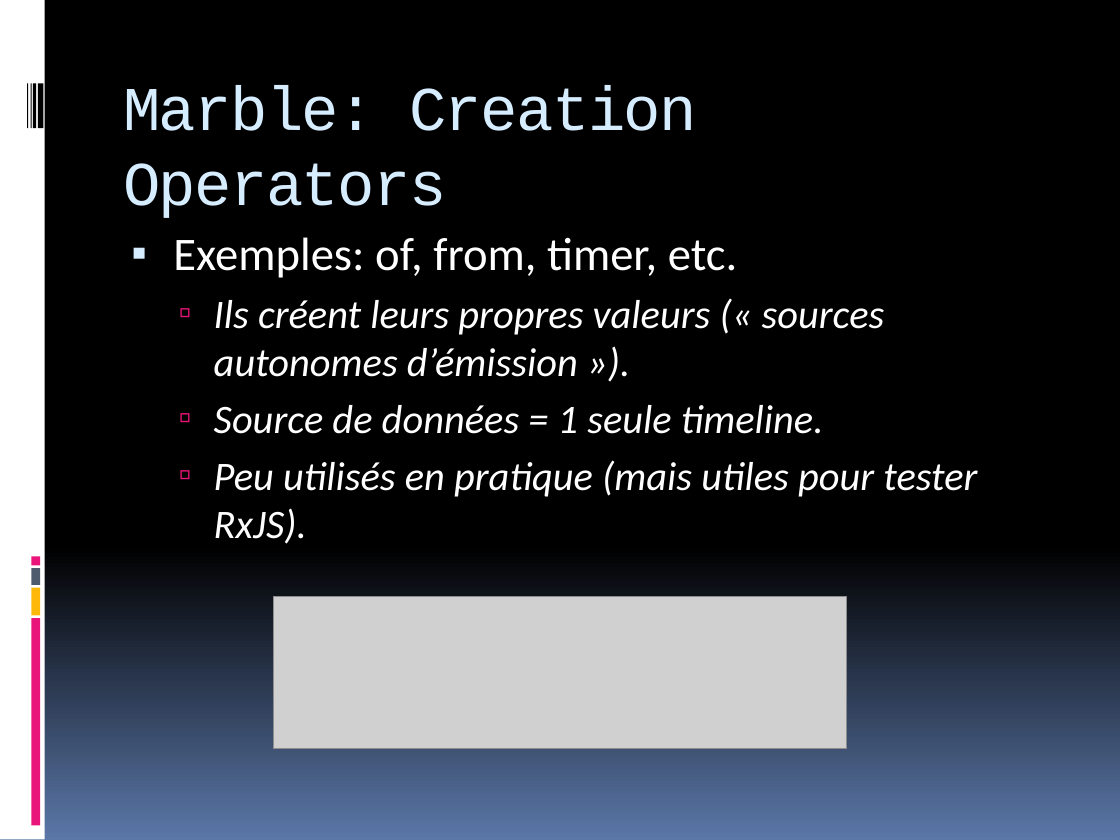
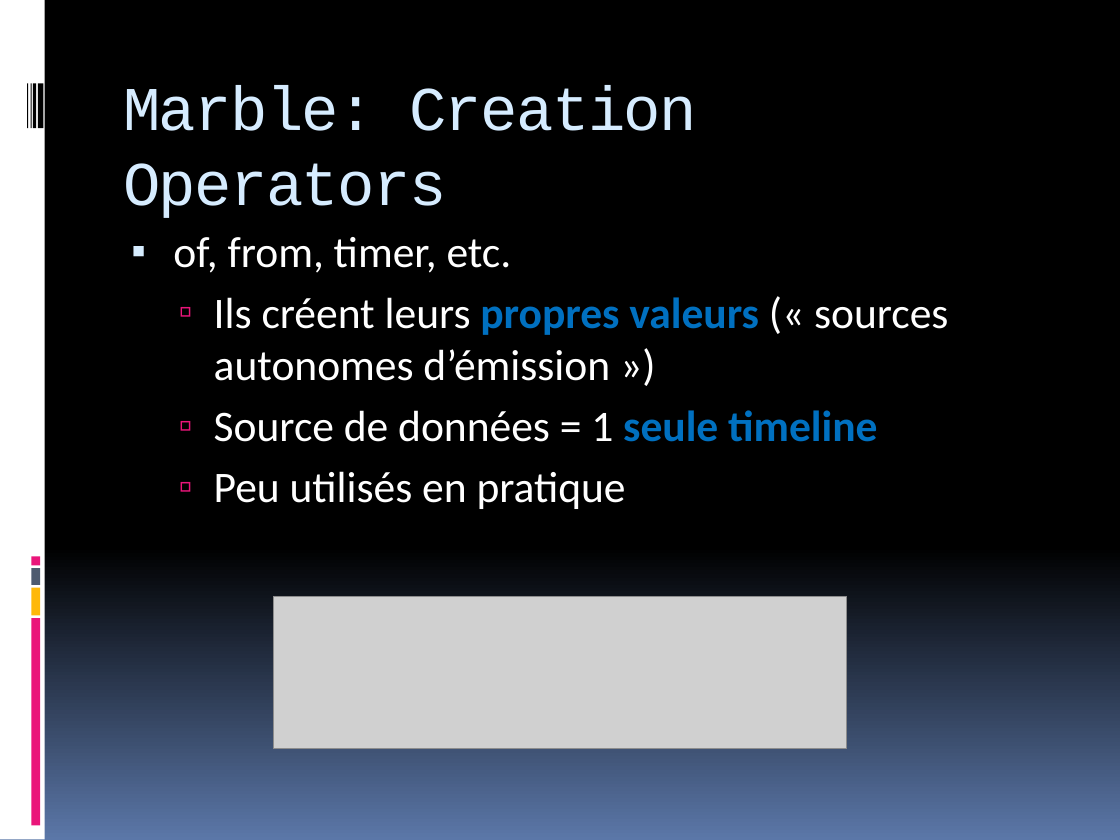
Before and after one commit to plip-plop/rxjsproject, a slide deck: slide 9 of RxJS_MARBLE_ET_OPERATOR.pptx. Drawn at 1120x840 pixels with LibreOffice and Linux fonts; fonts in the diff are those of the drawing; grey boxes stand for pictures. Boxes give left, top, right and bottom in pixels: in the first picture for what was removed or moved away, otherwise in the second. Text is boxed around its words. In the diff, an @@ line names an element or a change of style, - is before the commit and + after.

```diff
--- a/RxJS_MARBLE_ET_OPERATOR.pptx
+++ b/RxJS_MARBLE_ET_OPERATOR.pptx
@@ text at (173,237,948,509): text changed; size 26 to 28 pt; italic off @@
-▪ Exemples: of, from, timer, etc.
-  ▫ Ils créent leurs propres valeurs (« sources autonomes d’émission »).
-  ▫ Source de données = 1 seule timeline.
-  ▫ Peu utilisés en pratique (mais utiles pour tester RxJS).
+▪ of, from, timer, etc.
+  ▫ Ils créent leurs propres valeurs (« sources autonomes d’émission »)
+  ▫ Source de données = 1 seule timeline
+  ▫ Peu utilisés en pratique
```
Also in this commit, not shown: 12 other slides changed, 1 other file.
